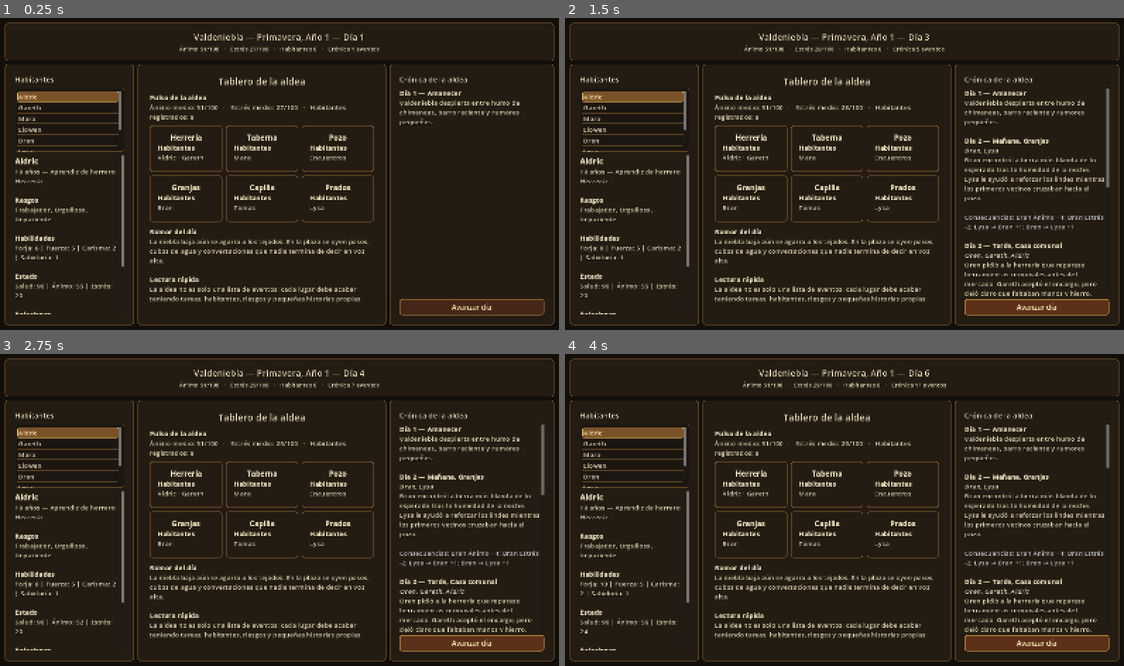
Above: before the commit, frames 1-4 (two rows, left to right).
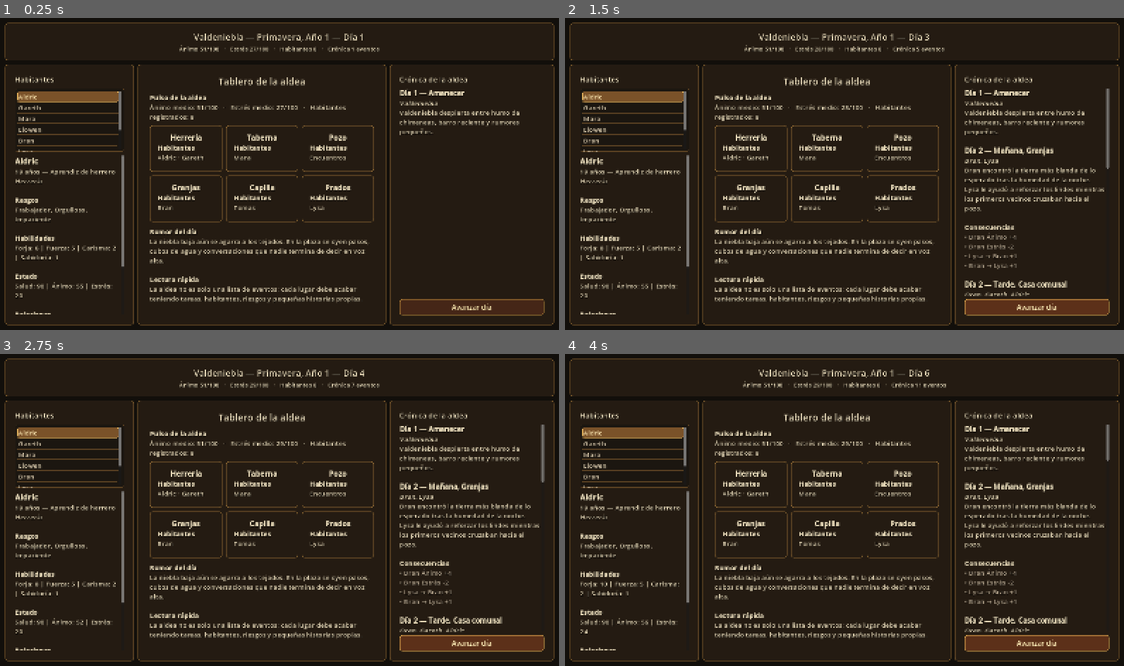
Above: after the commit, the same moments.

Repository: Nachobt98/valdeniebla
Game: Godot game, scene res://main.tscn
Same seed, same stepped clock (60 frames per second), same inputs: the game is played once before the commit and once after it.
Inputs:
- Up to frame 1 (0.25 s): no input
- Up to frame 2 (1.5 s): click "Avanzar día" at 0.5 s; click "Avanzar día" at 1.25 s
- Up to frame 3 (2.75 s): click "Avanzar día" at 2 s
- Up to frame 4 (4 s): tap Enter at 2.75 s; tap Space at 3.5 s

The runs differ from the first frame. In frame 1, 0.8% of the frame differs, in the area x 71-93%, y 23-38%; in frame 2, 4.1%, in the area x 71-98%, y 23-90%; in frame 3, 4.1%; in frame 4, 4.1%.

Commit message:
Improve diary event formatting

Diff:
--- a/scripts/diary_system.gd
+++ b/scripts/diary_system.gd
@@ -6,12 +6,12 @@
 
 func setup_initial_entry() -> void:
 	diary_history.clear()
-	diary_history.append("[b]Día 1 — Amanecer[/b]\nValdeniebla despierta entre humo de chimeneas, barro reciente y rumores pequeños.")
+	diary_history.append("[font_size=20][b]Día 1 — Amanecer[/b][/font_size]\n[i]Valdeniebla[/i]\nValdeniebla despierta entre humo de chimeneas, barro reciente y rumores pequeños.")
 
 func add_entry(time_name: String, event_data: Dictionary, village_state) -> void:
 	var actors_text := get_actor_names(event_data["actors"], village_state)
 	var consequences := format_effects(event_data["effects"], village_state)
-	var entry := "[b]Día %d — %s, %s[/b]\n[i]%s[/i]\n%s\n\n[color=gray]Consecuencias: %s[/color]" % [
+	var entry := "[font_size=20][b]Día %d — %s, %s[/b][/font_size]\n[i]%s[/i]\n%s\n\n[b]Consecuencias[/b]\n[color=#b8a890]%s[/color]" % [
 		village_state.day,
 		time_name,
 		event_data["location"],
@@ -34,9 +34,9 @@
 	var chunks: Array[String] = []
 	for effect in effects:
 		if effect.has("stat"):
-			chunks.append("%s %s %+d" % [village_state.npcs[effect["target"]]["name"], effect["stat"].capitalize(), int(effect["delta"])])
+			chunks.append("• %s %s %+d" % [village_state.npcs[effect["target"]]["name"], effect["stat"].capitalize(), int(effect["delta"])])
 		elif effect.has("state"):
-			chunks.append("%s %s %+d" % [village_state.npcs[effect["target"]]["name"], effect["state"].capitalize(), int(effect["delta"])])
+			chunks.append("• %s %s %+d" % [village_state.npcs[effect["target"]]["name"], effect["state"].capitalize(), int(effect["delta"])])
 		elif effect.has("relation_delta"):
-			chunks.append("%s → %s %+d" % [village_state.npcs[effect["from"]]["name"], village_state.npcs[effect["to"]]["name"], int(effect["relation_delta"])])
-	return "; ".join(chunks)
+			chunks.append("• %s → %s %+d" % [village_state.npcs[effect["from"]]["name"], village_state.npcs[effect["to"]]["name"], int(effect["relation_delta"])])
+	return "\n".join(chunks)
